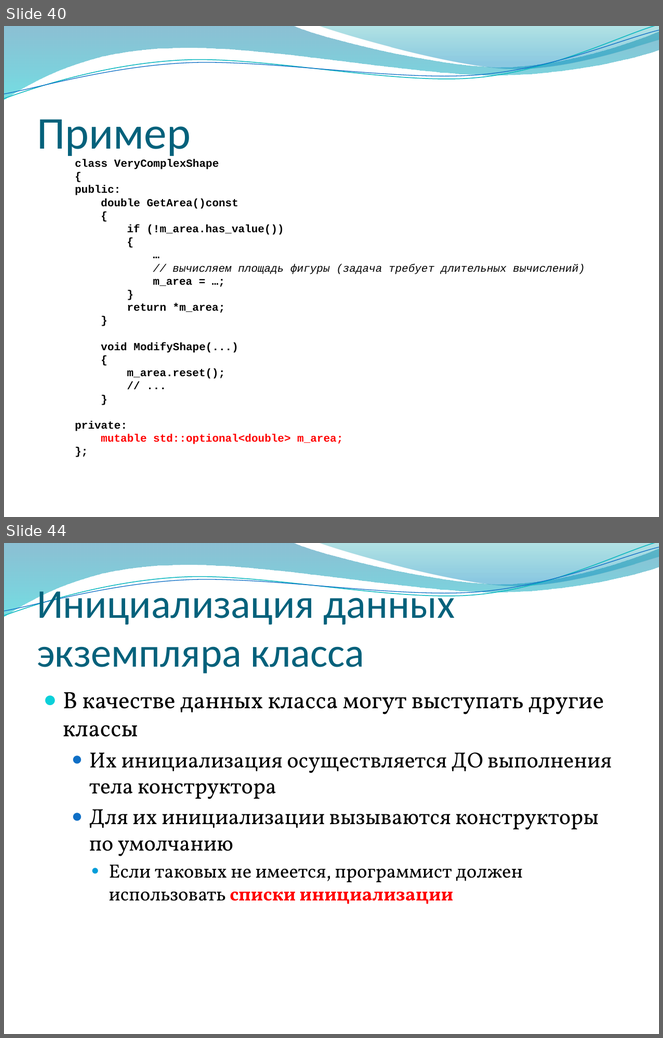
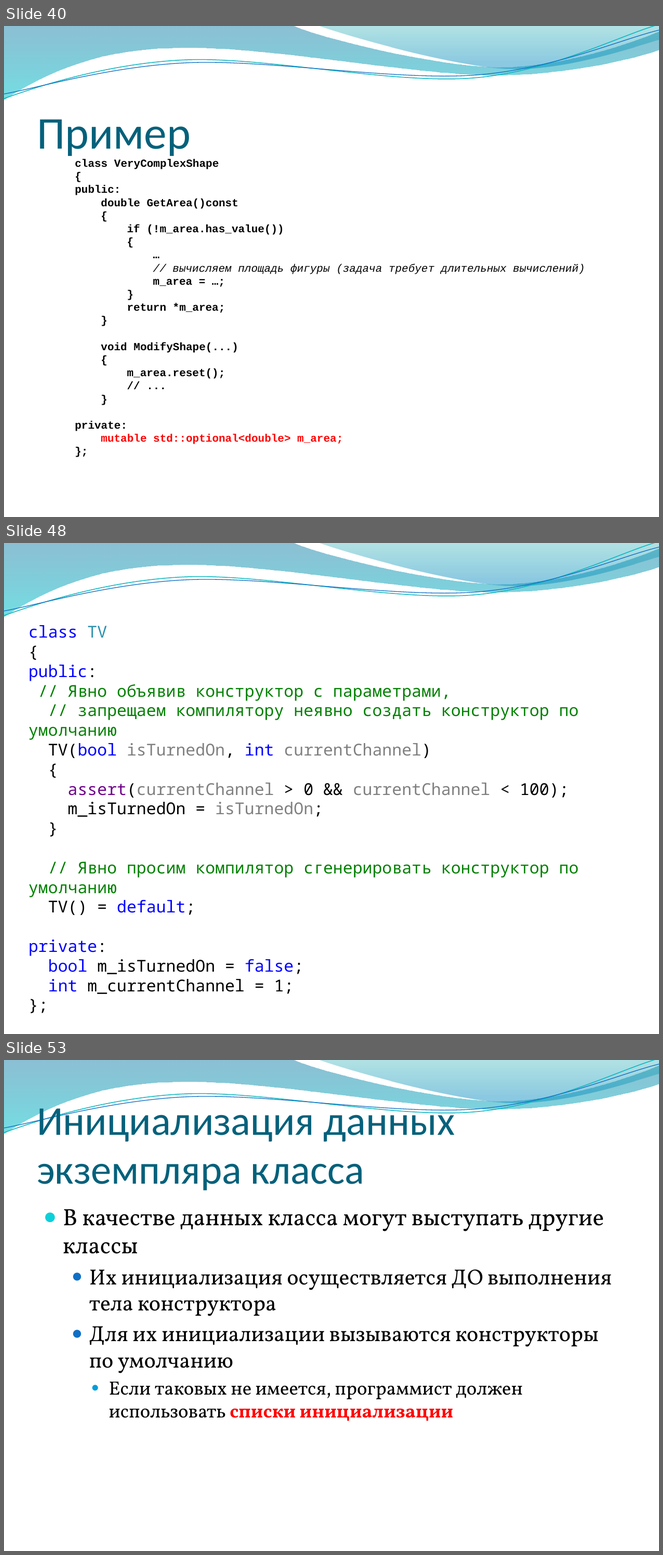
Before and after one commit to alexey-malov/oop, a slide deck: lectures/02/Основы ООП.pptx. Shown one above the other, each under a label of ours: slides 40 and 44 before the commit, slides 40, 48 and 53 after it; the slides between them are not shown. The pictures are 663x1038 and 663x1555 pixels, drawn with LibreOffice and Linux fonts; fonts in the diff are those of the drawing; background and template pictures are left out. Boxes give left, top, right and bottom in pixels: in the first picture for what was removed or moved away, otherwise in the second. Text is boxed around its words. In the diff, an @@ line names an element or a change of style, - is before the commit and + after.

```diff
--- a/lectures/02/Основы ООП.pptx
+++ b/lectures/02/Основы ООП.pptx
@@ slide 48 added at <box>4,543,659,1034</box>, background picture (left out); not listed: 4 template elements that a slide beside it also shows @@
@@ text added at <box>28,625,579,975</box>, 18 pt, text #008000 @@
+class TV
+{
+public:
+// Явно объявив конструктор с параметрами,
+// запрещаем компилятору неявно создать конструктор по умолчанию
+TV(bool isTurnedOn, int currentChannel)
+{
+assert(currentChannel > 0 && currentChannel < 100);
+m_isTurnedOn = isTurnedOn;
+}
+// Явно просим компилятор сгенерировать конструктор по умолчанию
+TV() = default;
+private:
+bool m_isTurnedOn = false;
+int m_currentChannel = 1;
+};
@@ what was slide 44 is now slide 53 @@
```
Also in this commit, not shown: 4 slides changed, 8 other slides added.
